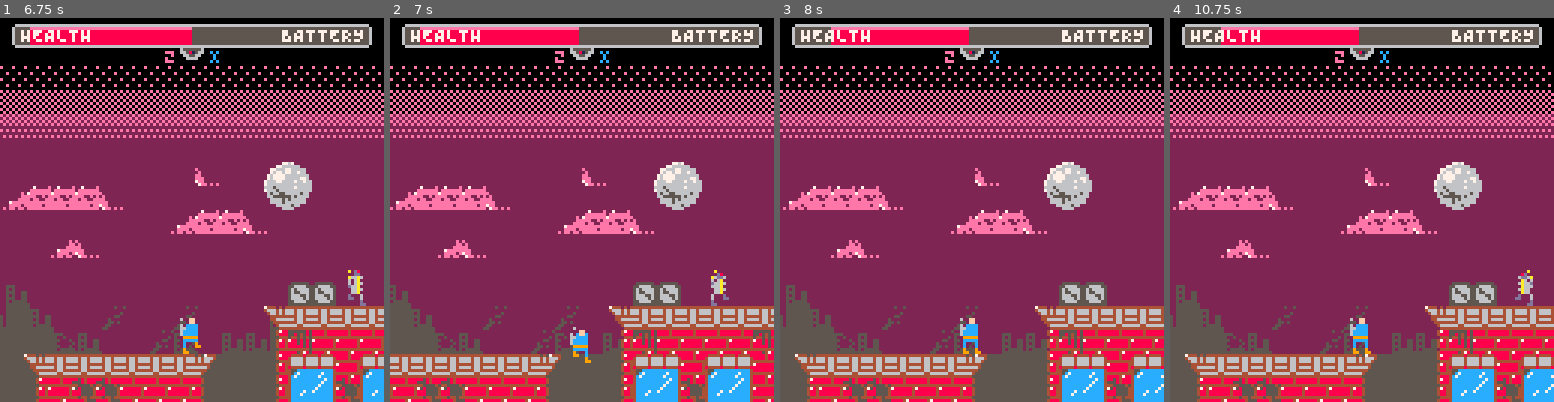
Above: before the commit, frames 1-4 (left to right).
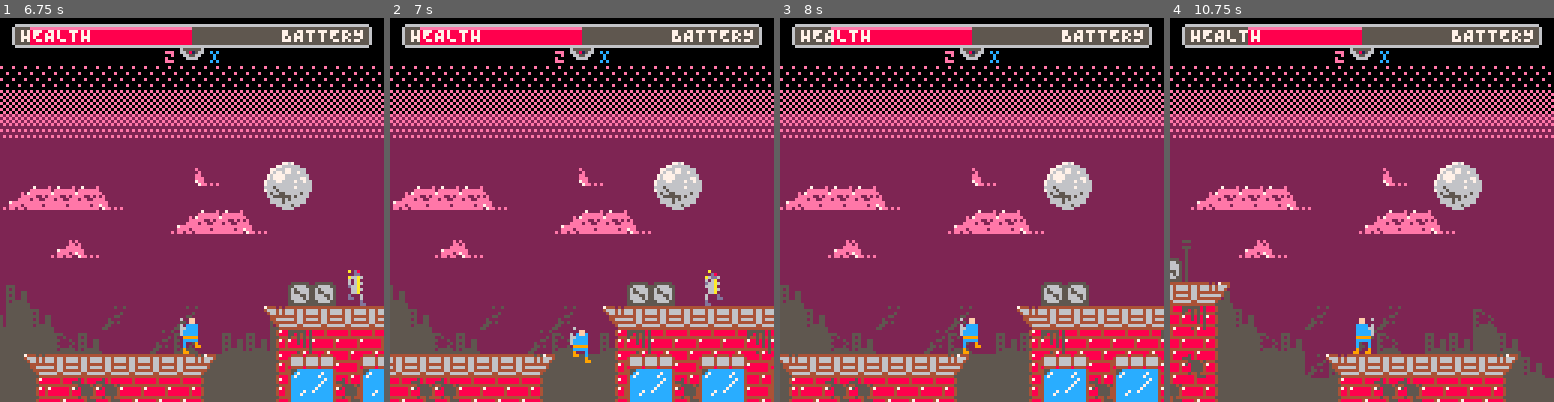
Above: after the commit, the same moments.

Repository: evanminto/ludum-dare-44
Game: PICO-8 cartridge ludum-dare-44.p8
Two runs of this game, one before a commit and one after it. Both use one fixed random seed, a clock stepped at 60 frames per second and the inputs below.
Inputs:
- Up to frame 1 (6.75 s): tap X (X key) at 0.33, 1.07, 1.85, 2.97, 4.08, 5.2, 6.32 s; tap O (Z key) at 0.7, 1.7, 2.1, 2.5, 2.9, 3.3, 3.7, 4.1, 4.5, 4.9, 5.3, 5.7, 6.1, 6.5 s; hold Right 1.6-2.1 s; hold Up 2.15-2.42 s; hold Right 2.47-3.03 s; hold Left 3.08-3.58 s; hold Down 3.63-3.97 s; hold Right 4.02-4.68 s; hold Up 4.73-5.03 s; hold Left 5.08-5.68 s; hold Down 5.73-6.03 s; hold Right 6.08-6.58 s; hold Right from 6.63 s (still down)
- Up to frame 2 (7 s): keep holding Right; tap O (Z key) at 6.9 s
- Up to frame 3 (8 s): release Right at 7.13 s; hold Up 7.18-7.45 s; tap O (Z key) at 7.3, 7.7 s; tap X (X key) at 7.43 s; hold Right from 7.5 s (still down)
- Up to frame 4 (10.75 s): release Right at 8.07 s; tap O (Z key) every 0.4 s from 8.1 to 10.5 s; hold Left 8.12-8.62 s; tap X (X key) at 8.55, 9.67 s; hold Down 8.67-9 s; hold Right 9.05-9.72 s; hold Up 9.77-10.07 s; hold Left 10.12-10.72 s

Frame 1 is identical in both runs. In frame 2, 9.4% of the frame differs, in the area x 0-100%, y 2-100%; in frame 3, 12%; in frame 4, 22%.

Commit message:
Slow player when they're out of battery

Diff:
--- a/ludum-dare-44.p8
+++ b/ludum-dare-44.p8
@@ -29,6 +29,7 @@
 config = {
   -- amount the player moves left/right every frame
   movespeed = 2.5,
+  slowmovespeed = 0.75,
 
   -- vertical speed applied while jumping (dampened by gravity)
   jumpspeed = 3.75,
@@ -440,9 +441,9 @@
     self:die()
   end
 
-  -- if self.time <= 0 then
-  --   self:outoftime()
-  -- end
+  if self.time <= 0 then
+    self.time = 0
+  end
 
   if self.health > config.maxhealth then
     self.health = config.maxhealth
@@ -510,7 +511,15 @@
 end
 
 function player:canmove()
-  return self.time > 0 and self.respawntimer == 0 and self.fallimmobiletimer == 0
+  return self.respawntimer == 0 and self.fallimmobiletimer == 0
+end
+
+function player:getmovespeed()
+  if self.time > 0 then
+    return config.movespeed
+  else
+    return config.slowmovespeed
+  end
 end
 
 function player:preupdate()
@@ -532,19 +541,19 @@
 
   if self:canmove() and btn(0) and btn(1) then
     if self.movingl then
-      self.d.x += config.movespeed
+      self.d.x += self:getmovespeed()
       self.facingleft = false
     elseif self.movingr then
-      self.d.x -= config.movespeed
+      self.d.x -= self:getmovespeed()
       self.facingleft = true
     end
   elseif self:canmove() and btn(0) then
-    self.d.x -= config.movespeed
+    self.d.x -= self:getmovespeed()
     self.movingl = true
     self.movingr = false
     self.facingleft = true
   elseif self:canmove() and btn(1) then
-    self.d.x += config.movespeed
+    self.d.x += self:getmovespeed()
     self.movingl = false
     self.movingr = true
     self.facingleft = false
